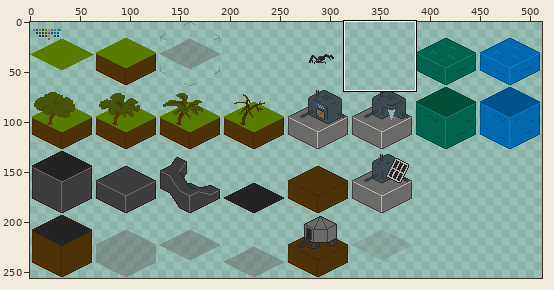
File history of a sprite sheet, assets/image/tileset.png. The picture above shows the old version from afar; the outline marks the close-up.
Close-up. Old version:
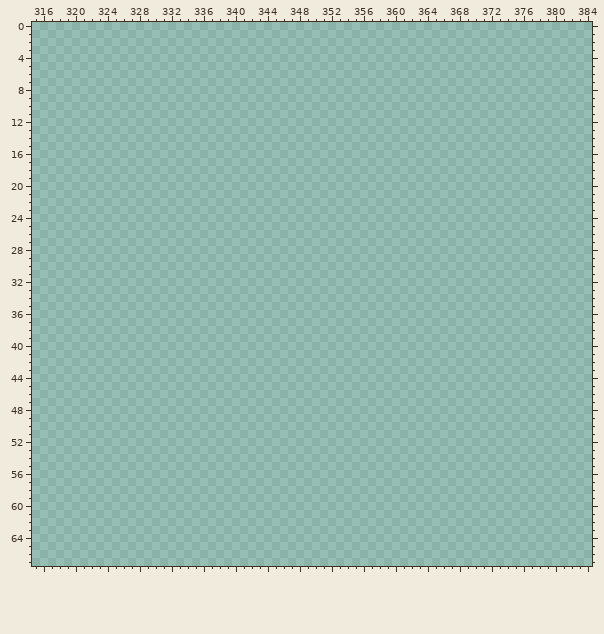
The file is 512x256 pixels. Colours within 5 levels of each other are drawn and written as one. Shown: x 315..384, y 0..67.
After the commit:
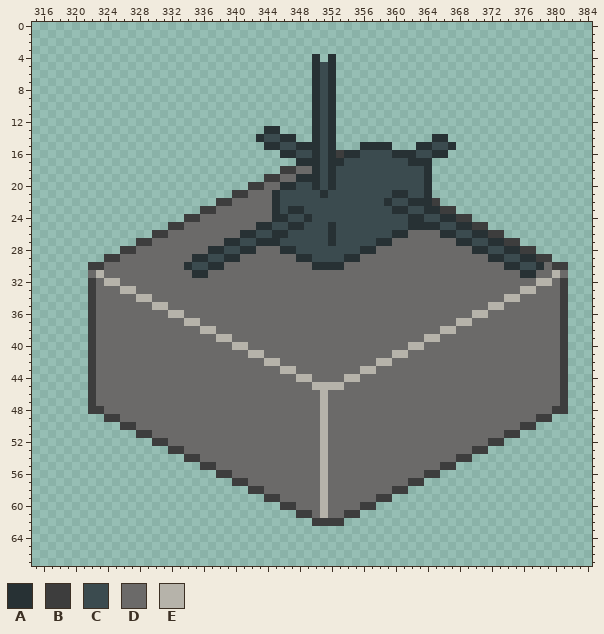
Palette (. is transparent): A #273134  B #3d3d3d  C #3b4b4f  D #6b6a69  E #b6b3aa
Diff:
Changed rows in their new state; - is an unchanged pixel.
first column x 322:
 4 ----------------------------A-A-----------------------------
 5 ----------------------------ACA-----------------------------
 6 ----------------------------ACA-----------------------------
 7 ----------------------------ACA-----------------------------
 8 ----------------------------ACA-----------------------------
 9 ----------------------------ACA-----------------------------
10 ----------------------------ACA-----------------------------
11 ----------------------------ACA-----------------------------
12 ----------------------------ACA-----------------------------
13 ----------------------AA----ACA-----------------------------
14 ---------------------ACCAA--ACA------------AA---------------
15 ----------------------AACCAAACA---AAAA---AACCA--------------
16 ------------------------AACCACABAACCCCAAACCAA---------------
17 --------------------------AAACAACCCCCCCCAAA-----------------
18 ------------------------BBDDACACCCCCCCCCCCA-----------------
19 ----------------------BBDDAAACACCCCCCCCCCCA-----------------
20 --------------------BBDDAACCACACCCCCCCCCCCA-----------------
21 ------------------BBDDDACCCCCACCCCCCCCAACCA-----------------
22 ----------------BBDDDDDACCCCCCCCCCCCCACCAAAB----------------
23 --------------BBDDDDDDDACAACCCCCCCCCCCAACCAABB--------------
24 ------------BBDDDDDDDDDAACCACCCCCCCCCCCCAACCAABB------------
25 ----------BBDDDDDDDDDAACCAACCCACCCCCCCCCAAAACCAABB----------
26 --------BBDDDDDDDDDAACCAACCCCCACCCCCCCAADDDDAACCAABB--------
27 ------BBDDDDDDDDDAACCAAACCCCCCACCCCCAADDDDDDDDAACCAABB------
28 ----BBDDDDDDDDDAACCAADDDAACCCCCCCCAADDDDDDDDDDDDAACCAABB----
29 --BBDDDDDDDDDAACCAADDDDDDDAACCCCAADDDDDDDDDDDDDDDDAACCAABB--
30 BBDDDDDDDDDDACCAADDDDDDDDDDDAAAADDDDDDDDDDDDDDDDDDDDAACCADBB
31 DEDDDDDDDDDDDAADDDDDDDDDDDDDDDDDDDDDDDDDDDDDDDDDDDDDDDAADDED
32 BDEEDDDDDDDDDDDDDDDDDDDDDDDDDDDDDDDDDDDDDDDDDDDDDDDDDDDDEEDB
33 BDDDEEDDDDDDDDDDDDDDDDDDDDDDDDDDDDDDDDDDDDDDDDDDDDDDDDEEDDDB
34 BDDDDDEEDDDDDDDDDDDDDDDDDDDDDDDDDDDDDDDDDDDDDDDDDDDDEEDDDDDB
35 BDDDDDDDEEDDDDDDDDDDDDDDDDDDDDDDDDDDDDDDDDDDDDDDDDEEDDDDDDDB
36 BDDDDDDDDDEEDDDDDDDDDDDDDDDDDDDDDDDDDDDDDDDDDDDDEEDDDDDDDDDB
37 BDDDDDDDDDDDEEDDDDDDDDDDDDDDDDDDDDDDDDDDDDDDDDEEDDDDDDDDDDDB
38 BDDDDDDDDDDDDDEEDDDDDDDDDDDDDDDDDDDDDDDDDDDDEEDDDDDDDDDDDDDB
39 BDDDDDDDDDDDDDDDEEDDDDDDDDDDDDDDDDDDDDDDDDEEDDDDDDDDDDDDDDDB
40 BDDDDDDDDDDDDDDDDDEEDDDDDDDDDDDDDDDDDDDDEEDDDDDDDDDDDDDDDDDB
41 BDDDDDDDDDDDDDDDDDDDEEDDDDDDDDDDDDDDDDEEDDDDDDDDDDDDDDDDDDDB
42 BDDDDDDDDDDDDDDDDDDDDDEEDDDDDDDDDDDDEEDDDDDDDDDDDDDDDDDDDDDB
43 BDDDDDDDDDDDDDDDDDDDDDDDEEDDDDDDDDEEDDDDDDDDDDDDDDDDDDDDDDDB
44 BDDDDDDDDDDDDDDDDDDDDDDDDDEEDDDDEEDDDDDDDDDDDDDDDDDDDDDDDDDB
45 BDDDDDDDDDDDDDDDDDDDDDDDDDDDEEEEDDDDDDDDDDDDDDDDDDDDDDDDDDDB
46 BDDDDDDDDDDDDDDDDDDDDDDDDDDDDEDDDDDDDDDDDDDDDDDDDDDDDDDDDDDB
47 BDDDDDDDDDDDDDDDDDDDDDDDDDDDDEDDDDDDDDDDDDDDDDDDDDDDDDDDDDDB
48 BBDDDDDDDDDDDDDDDDDDDDDDDDDDDEDDDDDDDDDDDDDDDDDDDDDDDDDDDDBB
49 --BBDDDDDDDDDDDDDDDDDDDDDDDDDEDDDDDDDDDDDDDDDDDDDDDDDDDDBB--
50 ----BBDDDDDDDDDDDDDDDDDDDDDDDEDDDDDDDDDDDDDDDDDDDDDDDDBB----
51 ------BBDDDDDDDDDDDDDDDDDDDDDEDDDDDDDDDDDDDDDDDDDDDDBB------
52 --------BBDDDDDDDDDDDDDDDDDDDEDDDDDDDDDDDDDDDDDDDDBB--------
53 ----------BBDDDDDDDDDDDDDDDDDEDDDDDDDDDDDDDDDDDDBB----------
54 ------------BBDDDDDDDDDDDDDDDEDDDDDDDDDDDDDDDDBB------------
55 --------------BBDDDDDDDDDDDDDEDDDDDDDDDDDDDDBB--------------
56 ----------------BBDDDDDDDDDDDEDDDDDDDDDDDDBB----------------
57 ------------------BBDDDDDDDDDEDDDDDDDDDDBB------------------
58 --------------------BBDDDDDDDEDDDDDDDDBB--------------------
59 ----------------------BBDDDDDEDDDDDDBB----------------------
60 ------------------------BBDDDEDDDDBB------------------------
61 --------------------------BBDEDDBB--------------------------
62 ----------------------------BBBB----------------------------
Where, in picture pixels (left, top, right, bottom), the same in both close-ups:
added: (88, 54, 568, 526)
